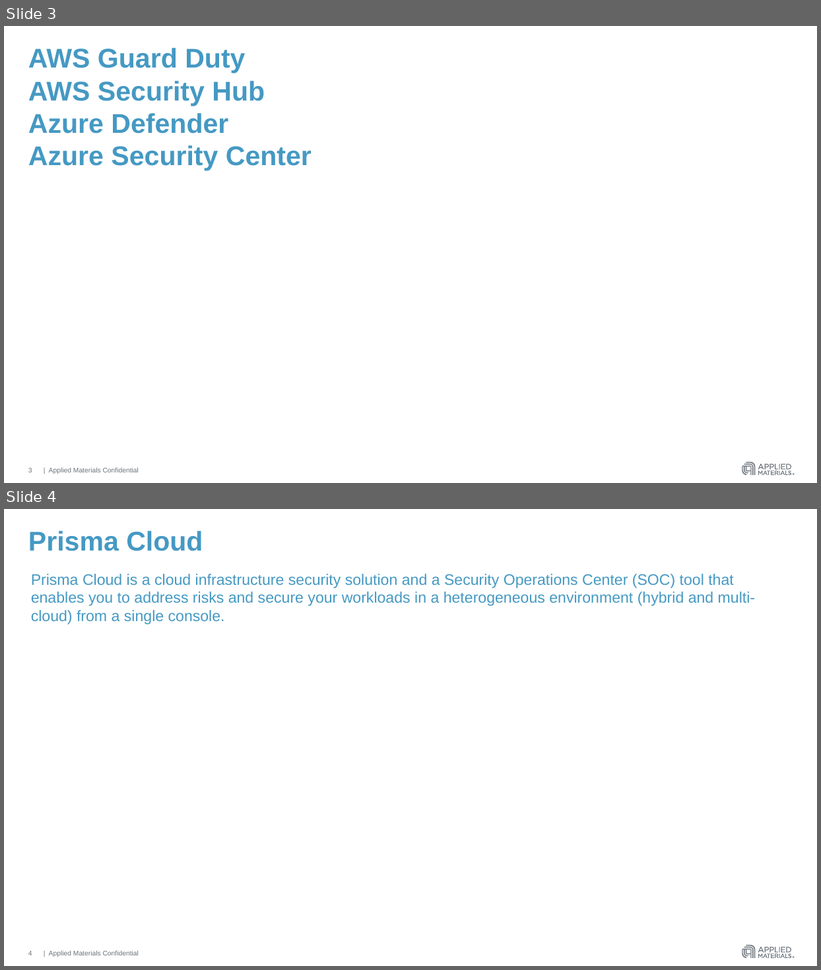
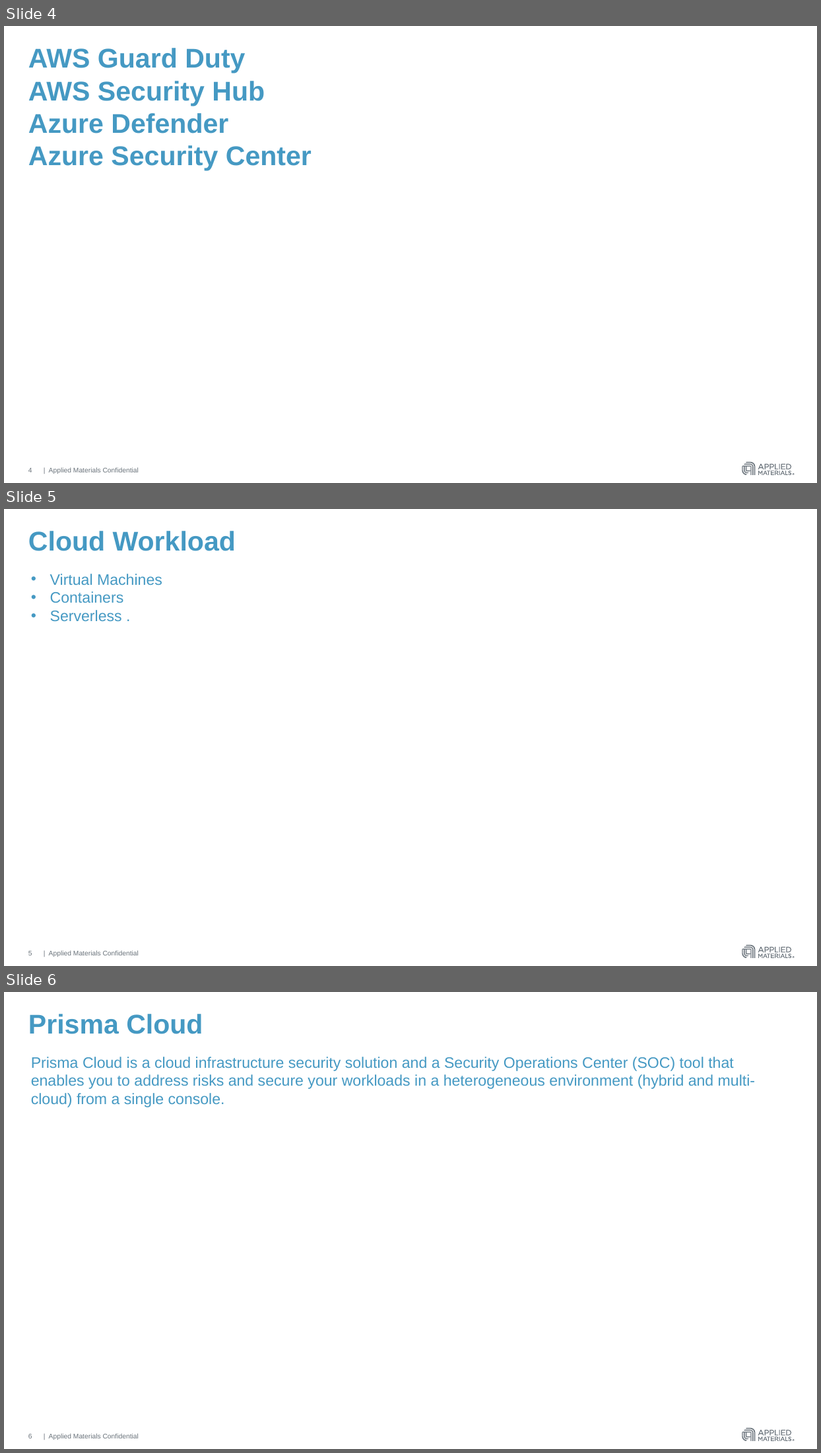
Before and after one commit to hmahajanHM/mytestrepo, a slide deck: AWS Guard Duty & Azure Security Center.pptx. Shown one above the other, each under a label of ours: slides 3 and 4 before the commit, slides 4, 5 and 6 after it. The pictures are 821x970 and 821x1453 pixels, drawn with LibreOffice and Linux fonts; fonts in the diff are those of the drawing. Boxes give left, top, right and bottom in pixels: in the first picture for what was removed or moved away, otherwise in the second. Text is boxed around its words. In the diff, an @@ line names an element or a change of style, - is before the commit and + after.

```diff
--- a/AWS Guard Duty & Azure Security Center.pptx
+++ b/AWS Guard Duty & Azure Security Center.pptx
@@ slide 5 added at <box>4,509,817,966</box>, background #FFFFFF; not listed: 4 template elements that a slide beside it also shows @@
@@ title added at <box>28,531,236,551</box>, 32 pt, text #4599C3, bold @@
+Cloud Workload
@@ text added at <box>50,574,162,621</box>, 18 pt, text #4599C3 @@
+• Virtual Machines
+• Containers
+• Serverless .
@@ page number added at <box>28,951,32,956</box>, 8 pt, text #6A737B @@
+5
@@ what was slide 3 is now slide 4 @@
@@ page number at <box>28,468,32,473</box>: text changed @@
-3
+4
@@ what was slide 4 is now slide 6 @@
@@ page number at <box>28,1434,32,1439</box>: text changed @@
-4
+6
```
Also in this commit, not shown: 2 slides changed, 3 other slides added, 1 slide removed.
